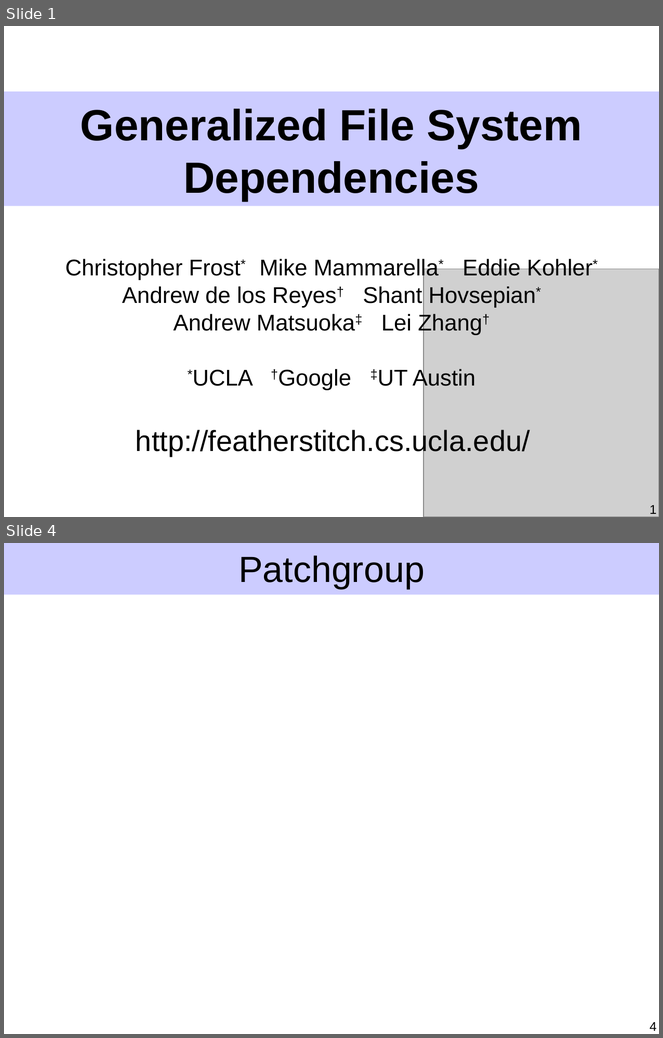
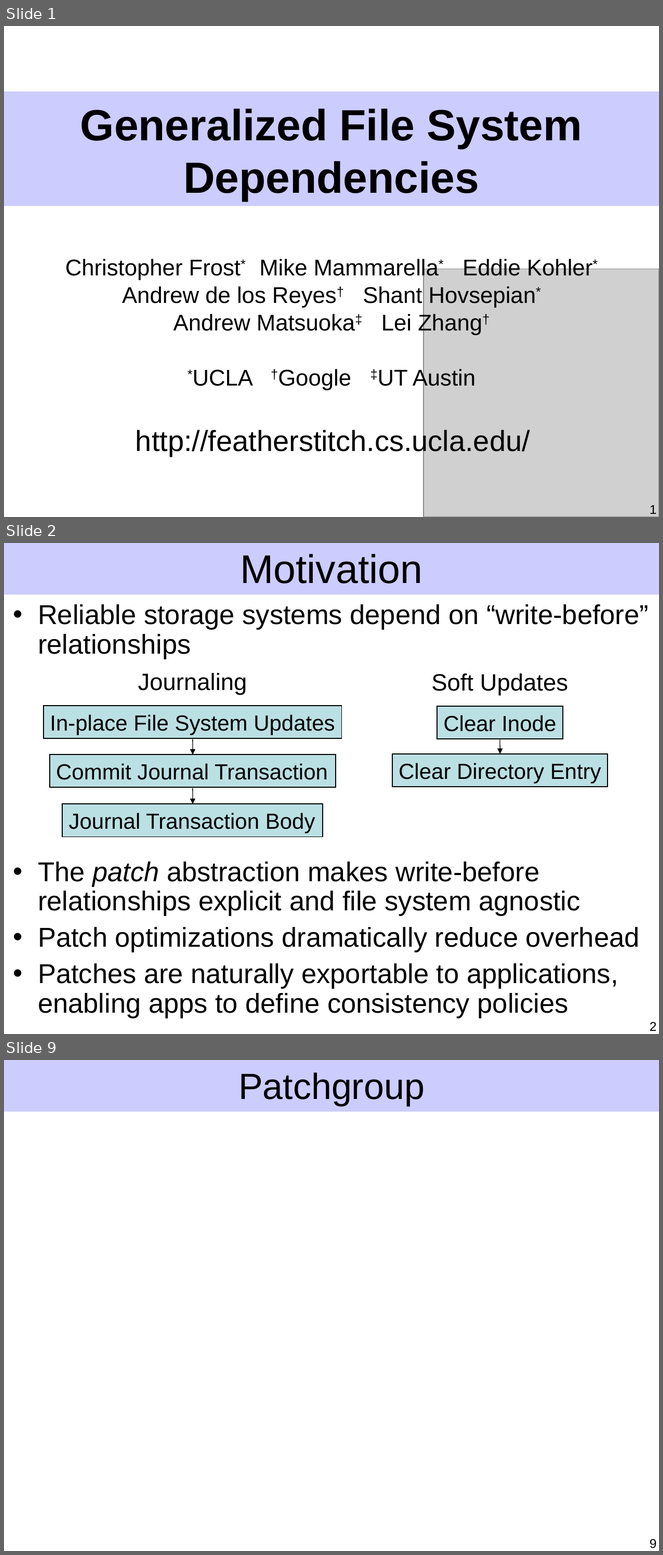
Before and after one commit to ucla-readable/fstitch-doc, a slide deck: sosp/pres.ppt. Shown one above the other, each under a label of ours: slides 1 and 4 before the commit, slides 1, 2 and 9 after it; the slides between them are not shown. The pictures are 663x1038 and 663x1555 pixels, drawn with LibreOffice and Linux fonts; fonts in the diff are those of the drawing; grey boxes stand for pictures. Boxes give left, top, right and bottom in pixels: in the first picture for what was removed or moved away, otherwise in the second. Text is boxed around its words. In the diff, an @@ line names an element or a change of style, - is before the commit and + after.

```diff
--- a/sosp/pres.ppt
+++ b/sosp/pres.ppt
@@ slide 2 added at <box>4,543,659,1034</box>, background #FFFFFF; not listed: 1 template element that a slide beside it also shows @@
@@ title added at <box>240,554,423,584</box>, 44 pt, text #000000 @@
+Motivation
@@ text added at <box>38,604,649,1019</box>, 30 pt, text #000000 @@
+• Reliable storage systems depend on “write-before” relationships
+• The patch abstraction makes write-before relationships explicit and file system agnostic
+• Patch optimizations dramatically reduce overhead
+• Patches are naturally exportable to applications, enabling apps to define consistency policies
@@ text added at <box>138,673,247,695</box>, 26 pt, text #000000 @@
+Journaling
@@ text added at <box>431,674,568,695</box>, 26 pt, text #000000 @@
+Soft Updates
@@ rectangle added at <box>44,705,341,738</box>, fill #BBE0E3, outline #000000 0.99 pt, 24 pt, text #000000 @@
+In-place File System Updates
@@ rectangle added at <box>437,706,563,739</box>, fill #BBE0E3, outline #000000 0.99 pt, 24 pt, text #000000 @@
+Clear Inode
@@ arrow added from (193, 740) to (193, 755), #000000 0.74 pt @@
@@ arrow added from (500, 740) to (500, 754), #000000 0.74 pt @@
@@ rectangle added at <box>50,755,336,787</box>, fill #BBE0E3, outline #000000 0.99 pt, 24 pt, text #000000 @@
+Commit Journal Transaction
@@ rectangle added at <box>392,754,608,787</box>, fill #BBE0E3, outline #000000 0.99 pt, 24 pt, text #000000 @@
+Clear Directory Entry
@@ arrow added from (193, 788) to (193, 805), #000000 0.74 pt @@
@@ rectangle added at <box>62,805,323,837</box>, fill #BBE0E3, outline #000000 0.99 pt, 24 pt, text #000000 @@
+Journal Transaction Body
@@ page number added at <box>650,1022,657,1031</box>, 14 pt, text #000000 @@
+2
@@ what was slide 4 is now slide 9 @@
@@ page number at <box>650,1539,657,1549</box>: text changed @@
-4
+9
```
Also in this commit, not shown: 3 slides changed, 6 other slides added, 2 slides removed.
